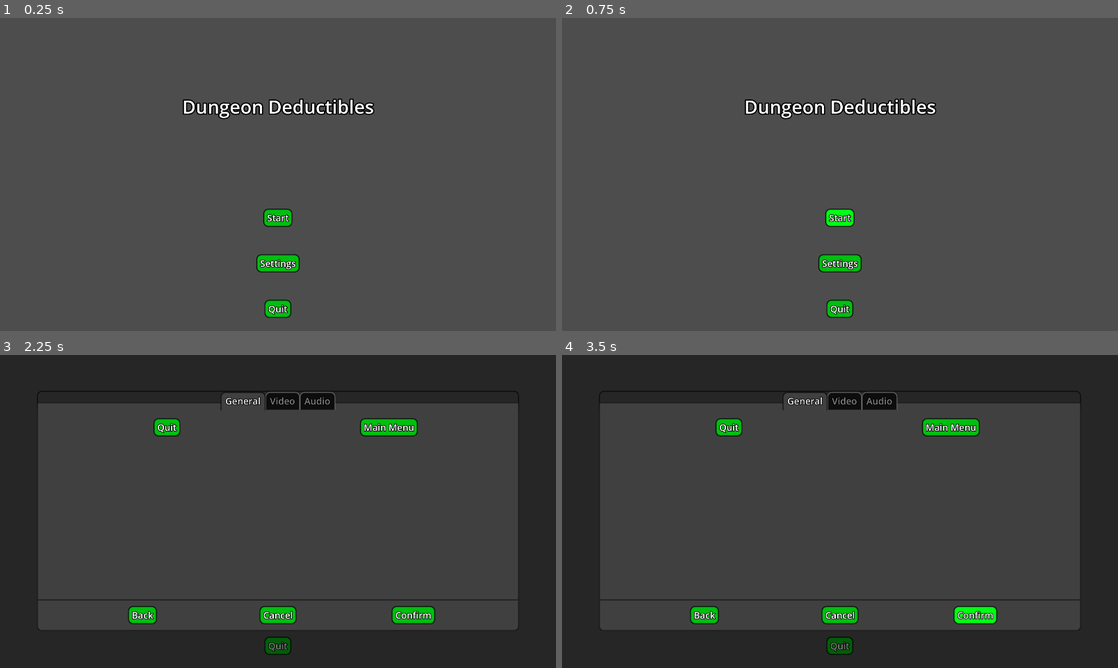
Above: before the commit, frames 1-4 (two rows, left to right).
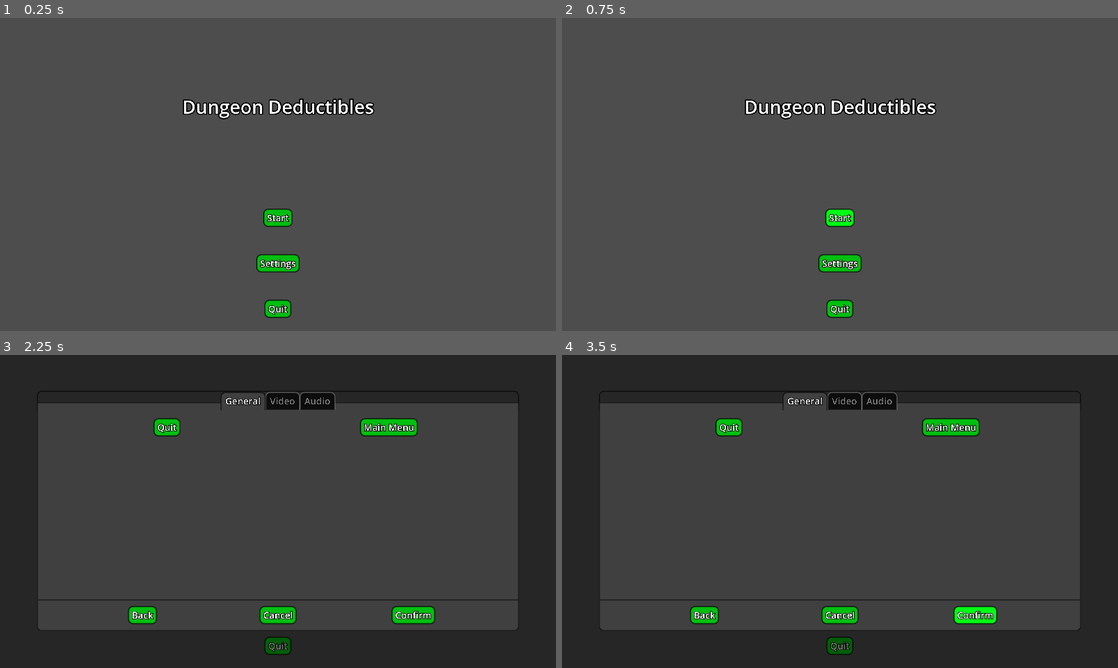
Above: after the commit, the same moments.

Repository: Marshmallows7920/Comp-2060
Game: Godot game, scene res://Scenes/Levels/main_menu.tscn
The game is run twice, just before and just after one commit, with the same random seed, the same clock (stepped at 60 frames per second) and the same inputs.
Inputs:
- Up to frame 1 (0.25 s): no input
- Up to frame 2 (0.75 s): click "Start" at 0.5 s
- Up to frame 3 (2.25 s): click "Start" at 1.25 s; click "Settings" at 2 s
- Up to frame 4 (3.5 s): click "Confirm" at 2.75 s

The runs differ from the first frame. In frame 1, 0.3% of the frame differs, in the area x 33-68%, y 26-95%; in frame 2, 0.3%; in frame 3, 0.2%; in frame 4, 0.3%.

Commit message:
created a slime enemy

Diff:
--- /dev/null
+++ b/Scenes/Entities/player.tscn
@@ -0,0 +1,24 @@
+[gd_scene load_steps=4 format=3 uid="uid://cl5ovs6p3iukw"]
+
+[ext_resource type="Script" path="res://Scripts/player.gd" id="1_g642b"]
+
+[sub_resource type="RectangleShape2D" id="RectangleShape2D_jaev7"]
+size = Vector2(16, 16)
+
+[sub_resource type="PlaneMesh" id="PlaneMesh_x4ch1"]
+size = Vector2(16, 16)
+orientation = 2
+
+[node name="Player" type="CharacterBody2D" groups=["Player"]]
+script = ExtResource("1_g642b")
+
+[node name="CollisionShape2D" type="CollisionShape2D" parent="."]
+shape = SubResource("RectangleShape2D_jaev7")
+
+[node name="MeshInstance2D" type="MeshInstance2D" parent="."]
+modulate = Color(0, 0, 1, 1)
+mesh = SubResource("PlaneMesh_x4ch1")
+
+[node name="Camera2D" type="Camera2D" parent="."]
+position = Vector2(0, -8)
+zoom = Vector2(4, 4)
--- /dev/null
+++ b/Scenes/Entities/slime.tscn
@@ -0,0 +1,257 @@
+[gd_scene load_steps=29 format=3 uid="uid://pjrq1rdub88u"]
+
+[ext_resource type="Texture2D" uid="uid://bdjbm0gwfgj4k" path="res://Sprites/blue_slime.png" id="1_dbgip"]
+[ext_resource type="Script" path="res://Scripts/slime.gd" id="1_ueojc"]
+[ext_resource type="PackedScene" uid="uid://dtqjivm2acj5" path="res://Scenes/Objects/slime_attack_1.tscn" id="2_q6k0q"]
+
+[sub_resource type="AtlasTexture" id="AtlasTexture_aarli"]
+atlas = ExtResource("1_dbgip")
+region = Rect2(64, 32, 32, 32)
+
+[sub_resource type="AtlasTexture" id="AtlasTexture_n3pw5"]
+atlas = ExtResource("1_dbgip")
+region = Rect2(96, 32, 32, 32)
+
+[sub_resource type="AtlasTexture" id="AtlasTexture_ugf1x"]
+atlas = ExtResource("1_dbgip")
+region = Rect2(128, 32, 32, 32)
+
+[sub_resource type="AtlasTexture" id="AtlasTexture_lqfel"]
+atlas = ExtResource("1_dbgip")
+region = Rect2(160, 32, 32, 32)
+
+[sub_resource type="AtlasTexture" id="AtlasTexture_usben"]
+atlas = ExtResource("1_dbgip")
+region = Rect2(192, 32, 32, 32)
+
+[sub_resource type="AtlasTexture" id="AtlasTexture_xye80"]
+atlas = ExtResource("1_dbgip")
+region = Rect2(224, 32, 32, 32)
+
+[sub_resource type="AtlasTexture" id="AtlasTexture_ieybi"]
+atlas = ExtResource("1_dbgip")
+region = Rect2(64, 128, 32, 32)
+
+[sub_resource type="AtlasTexture" id="AtlasTexture_uuq4w"]
+atlas = ExtResource("1_dbgip")
+region = Rect2(96, 128, 32, 32)
+
+[sub_resource type="AtlasTexture" id="AtlasTexture_dvsal"]
+atlas = ExtResource("1_dbgip")
+region = Rect2(128, 128, 32, 32)
+
+[sub_resource type="AtlasTexture" id="AtlasTexture_lhw3a"]
+atlas = ExtResource("1_dbgip")
+region = Rect2(160, 128, 32, 32)
+
+[sub_resource type="AtlasTexture" id="AtlasTexture_3wfqf"]
+atlas = ExtResource("1_dbgip")
+region = Rect2(192, 128, 32, 32)
+
+[sub_resource type="AtlasTexture" id="AtlasTexture_n64jd"]
+atlas = ExtResource("1_dbgip")
+region = Rect2(64, 96, 32, 32)
+
+[sub_resource type="AtlasTexture" id="AtlasTexture_vgd6l"]
+atlas = ExtResource("1_dbgip")
+region = Rect2(96, 96, 32, 32)
+
+[sub_resource type="AtlasTexture" id="AtlasTexture_4yqub"]
+atlas = ExtResource("1_dbgip")
+region = Rect2(128, 96, 32, 32)
+
+[sub_resource type="AtlasTexture" id="AtlasTexture_q4ylw"]
+atlas = ExtResource("1_dbgip")
+region = Rect2(160, 96, 32, 32)
+
+[sub_resource type="SpriteFrames" id="SpriteFrames_bukig"]
+animations = [{
+"frames": [{
+"duration": 1.0,
+"texture": SubResource("AtlasTexture_aarli")
+}, {
+"duration": 1.0,
+"texture": SubResource("AtlasTexture_n3pw5")
+}, {
+"duration": 1.0,
+"texture": SubResource("AtlasTexture_ugf1x")
+}, {
+"duration": 1.0,
+"texture": SubResource("AtlasTexture_lqfel")
+}, {
+"duration": 1.0,
+"texture": SubResource("AtlasTexture_usben")
+}, {
+"duration": 1.0,
+"texture": SubResource("AtlasTexture_xye80")
+}],
+"loop": false,
+"name": &"attack_1",
+"speed": 5.0
+}, {
+"frames": [{
+"duration": 1.0,
+"texture": SubResource("AtlasTexture_ieybi")
+}, {
+"duration": 1.0,
+"texture": SubResource("AtlasTexture_uuq4w")
+}, {
+"duration": 1.0,
+"texture": SubResource("AtlasTexture_dvsal")
+}, {
+"duration": 1.0,
+"texture": SubResource("AtlasTexture_lhw3a")
+}, {
+"duration": 1.0,
+"texture": SubResource("AtlasTexture_3wfqf")
+}],
+"loop": true,
+"name": &"idle",
+"speed": 5.0
+}, {
+"frames": [{
+"duration": 1.0,
+"texture": SubResource("AtlasTexture_n64jd")
+}, {
+"duration": 1.0,
+"texture": SubResource("AtlasTexture_vgd6l")
+}, {
+"duration": 1.0,
+"texture": SubResource("AtlasTexture_4yqub")
+}, {
+"duration": 1.0,
+"texture": SubResource("AtlasTexture_q4ylw")
+}],
+"loop": true,
+"name": &"walk_right",
+"speed": 5.0
+}]
+
+[sub_resource type="Animation" id="Animation_3tde6"]
+length = 0.001
+tracks/0/type = "value"
+tracks/0/imported = false
+tracks/0/enabled = true
+tracks/0/path = NodePath("CollisionPolygon2D:polygon")
+tracks/0/interp = 1
+tracks/0/loop_wrap = true
+tracks/0/keys = {
+"times": PackedFloat32Array(0),
+"transitions": PackedFloat32Array(1),
+"update": 1,
+"values": [PackedVector2Array(-6, 8, 5, 8, 6, 7, 6, 1, 3, -2, -4, -2, -7, 1, -7, 7)]
+}
+
+[sub_resource type="Animation" id="Animation_3yam7"]
+resource_name = "attack_1"
+length = 1.2
+loop_mode = 1
+tracks/0/type = "value"
+tracks/0/imported = false
+tracks/0/enabled = true
+tracks/0/path = NodePath("CollisionPolygon2D:polygon")
+tracks/0/interp = 1
+tracks/0/loop_wrap = true
+tracks/0/keys = {
+"times": PackedFloat32Array(0, 0.2, 0.4, 0.6, 0.8, 1),
+"transitions": PackedFloat32Array(1, 1, 1, 1, 1, 1),
+"update": 1,
+"values": [PackedVector2Array(5, 8, 6, 7, 6, 1, 3, -2, -4, -2, -7, 1, -7, 7, -6, 8), PackedVector2Array(5, 8, 6, 7, 6, 2, 5, 0, 1, -2, -1, -2, -4, -1, -6, 0, -7, 2, -7, 7, -6, 8), PackedVector2Array(6, 8, 7, 7, 7, 0, 3, 0, 1, -3, -1, -3, -4, 0, -6, 0, -8, 0, -8, 7, -7, 8), PackedVector2Array(5, 8, 6, 7, 6, 1, 5, -1, 3, -2, 0, -3, -2, -3, -6, -1, -7, 0, -7, 7, -6, 8), PackedVector2Array(4, 8, 5, 7, 5, 0, 2, -3, -3, -3, -6, 0, -6, 7, -5, 8), PackedVector2Array(5, 8, 6, 7, 6, 1, 3, -2, -4, -2, -7, 1, -7, 7, -6, 8)]
+}
+
+[sub_resource type="Animation" id="Animation_ic5jm"]
+resource_name = "idle"
+loop_mode = 1
+tracks/0/type = "value"
+tracks/0/imported = false
+tracks/0/enabled = true
+tracks/0/path = NodePath("CollisionPolygon2D:polygon")
+tracks/0/interp = 1
+tracks/0/loop_wrap = true
+tracks/0/keys = {
+"times": PackedFloat32Array(0, 0.2, 0.4, 0.6, 0.8),
+"transitions": PackedFloat32Array(1, 1, 1, 1, 1),
+"update": 1,
+"values": [PackedVector2Array(-6, 8, 5, 8, 6, 7, 6, 1, 3, -2, -4, -2, -7, 1, -7, 7), PackedVector2Array(-7, 8, 6, 8, 7, 7, 7, 2, 4, -1, -5, -1, -8, 2, -8, 7), PackedVector2Array(-6, 8, 5, 8, 6, 7, 6, 1, 3, -2, -4, -2, -7, 1, -7, 7), PackedVector2Array(-6, 8, 5, 8, 6, 7, 6, 0, 3, -3, -4, -3, -7, 0, -7, 7), PackedVector2Array(-6, 8, 5, 8, 6, 7, 6, 1, 3, -2, -4, -2, -7, 1, -7, 7)]
+}
+
+[sub_resource type="Animation" id="Animation_icirv"]
+resource_name = "walk_right"
+length = 0.8
+tracks/0/type = "value"
+tracks/0/imported = false
+tracks/0/enabled = true
+tracks/0/path = NodePath("CollisionPolygon2D:polygon")
+tracks/0/interp = 1
+tracks/0/loop_wrap = true
+tracks/0/keys = {
+"times": PackedFloat32Array(0, 0.2, 0.4, 0.6),
+"transitions": PackedFloat32Array(1, 1, 1, 1),
+"update": 1,
+"values": [PackedVector2Array(5, 8, 6, 7, 6, 1, 3, -2, -3, -2, -6, 1, -7, 4, -7, 7, -6, 8), PackedVector2Array(6, 8, 7, 7, 7, 2, 4, -1, -3, -1, -6, 2, -7, 4, -8, 5, -8, 7, -7, 8), PackedVector2Array(5, 8, 6, 7, 6, 1, 3, -2, -3, -2, -6, 1, -7, 4, -7, 7, -6, 8), PackedVector2Array(5, 8, 6, 7, 6, 0, 3, -3, -3, -3, -6, 0, -7, 4, -7, 7, -6, 8)]
+}
+
+[sub_resource type="AnimationLibrary" id="AnimationLibrary_ejlv3"]
+_data = {
+"RESET": SubResource("Animation_3tde6"),
+"attack_1": SubResource("Animation_3yam7"),
+"idle": SubResource("Animation_ic5jm"),
+"walk_right": SubResource("Animation_icirv")
+}
+
+[sub_resource type="CircleShape2D" id="CircleShape2D_27xe5"]
+radius = 64.0
+
+[sub_resource type="SphereMesh" id="SphereMesh_1k0fj"]
+radius = 64.0
+height = 128.0
+
+[sub_resource type="CircleShape2D" id="CircleShape2D_q8vt6"]
+
+[sub_resource type="SphereMesh" id="SphereMesh_ejk41"]
+radius = 10.0
+height = 20.0
+
+[node name="Slime" type="CharacterBody2D" groups=["Enemy"]]
+script = ExtResource("1_ueojc")
+attack_1 = ExtResource("2_q6k0q")
+speed = 75
+attackCooldown = 1.0
+
+[node name="AnimatedSprite2D" type="AnimatedSprite2D" parent="."]
+position = Vector2(0.5, -4)
+sprite_frames = SubResource("SpriteFrames_bukig")
+animation = &"attack_1"
+
+[node name="CollisionPolygon2D" type="CollisionPolygon2D" parent="."]
+position = Vector2(0.5, -4)
+polygon = PackedVector2Array(-6, 8, 5, 8, 6, 7, 6, 1, 3, -2, -4, -2, -7, 1, -7, 7)
+
+[node name="AnimationPlayer" type="AnimationPlayer" parent="."]
+libraries = {
+"": SubResource("AnimationLibrary_ejlv3")
+}
+
+[node name="SightArea" type="Area2D" parent="."]
+show_behind_parent = true
+
+[node name="CollisionShape2D" type="CollisionShape2D" parent="SightArea"]
+shape = SubResource("CircleShape2D_27xe5")
+
+[node name="MeshInstance2D" type="MeshInstance2D" parent="SightArea"]
+modulate = Color(1, 1, 1, 0.25)
+mesh = SubResource("SphereMesh_1k0fj")
+
+[node name="AttackArea" type="Area2D" parent="."]
+show_behind_parent = true
+
+[node name="CollisionShape2D" type="CollisionShape2D" parent="AttackArea"]
+shape = SubResource("CircleShape2D_q8vt6")
+
+[node name="MeshInstance2D" type="MeshInstance2D" parent="AttackArea"]
+modulate = Color(1, 0, 0, 0.25098)
+mesh = SubResource("SphereMesh_ejk41")
+
+[connection signal="animation_finished" from="AnimatedSprite2D" to="." method="_on_animated_sprite_2d_animation_finished"]
+[connection signal="body_entered" from="SightArea" to="." method="_on_sight_area_body_entered"]
+[connection signal="body_entered" from="AttackArea" to="." method="_on_attack_area_body_entered"]
--- /dev/null
+++ b/Scenes/Levels/enemy_test_scene.gdshader
@@ -0,0 +1,13 @@
+shader_type canvas_item;
+
+uniform int radius: hint_range(0, 64, 1)
+
+
+void fragment() {
+
+}
+
+//void light() {
+	// Called for every pixel for every light affecting the CanvasItem.
+	// Uncomment to replace the default light processing function with this one.
+//}
--- /dev/null
+++ b/Scenes/Levels/enemy_test_scene.tscn
@@ -0,0 +1,21 @@
+[gd_scene load_steps=3 format=3 uid="uid://0rongwlqodxx"]
+
+[ext_resource type="PackedScene" uid="uid://pjrq1rdub88u" path="res://Scenes/Entities/slime.tscn" id="1_w6axi"]
+[ext_resource type="PackedScene" uid="uid://cl5ovs6p3iukw" path="res://Scenes/Entities/player.tscn" id="2_wfo5j"]
+
+[node name="EnemyTestScene" type="Node2D"]
+
+[node name="Player" parent="." instance=ExtResource("2_wfo5j")]
+position = Vector2(960, 540)
+
+[node name="Slime" parent="." instance=ExtResource("1_w6axi")]
+position = Vector2(840, 464)
+
+[node name="Slime2" parent="." instance=ExtResource("1_w6axi")]
+position = Vector2(1080, 464)
+
+[node name="Slime3" parent="." instance=ExtResource("1_w6axi")]
+position = Vector2(1080, 600)
+
+[node name="Slime4" parent="." instance=ExtResource("1_w6axi")]
+position = Vector2(840, 600)
--- /dev/null
+++ b/Scenes/Objects/slime_attack_1.tscn
@@ -0,0 +1,149 @@
+[gd_scene load_steps=10 format=3 uid="uid://dtqjivm2acj5"]
+
+[ext_resource type="Script" path="res://SlimeAttack1.gd" id="1_e7bek"]
+[ext_resource type="Texture2D" uid="uid://bdjbm0gwfgj4k" path="res://Sprites/blue_slime.png" id="2_2tsvp"]
+
+[sub_resource type="AtlasTexture" id="AtlasTexture_2fibr"]
+atlas = ExtResource("2_2tsvp")
+region = Rect2(64, 64, 32, 32)
+
+[sub_resource type="AtlasTexture" id="AtlasTexture_ycroc"]
+atlas = ExtResource("2_2tsvp")
+region = Rect2(96, 64, 32, 32)
+
+[sub_resource type="AtlasTexture" id="AtlasTexture_s5n0h"]
+atlas = ExtResource("2_2tsvp")
+region = Rect2(128, 64, 32, 32)
+
+[sub_resource type="SpriteFrames" id="SpriteFrames_ielic"]
+animations = [{
+"frames": [{
+"duration": 1.0,
+"texture": SubResource("AtlasTexture_2fibr")
+}, {
+"duration": 1.0,
+"texture": SubResource("AtlasTexture_ycroc")
+}, {
+"duration": 1.0,
+"texture": SubResource("AtlasTexture_s5n0h")
+}],
+"loop": false,
+"name": &"attack_1",
+"speed": 5.0
+}]
+
+[sub_resource type="Animation" id="Animation_4povv"]
+resource_name = "attack_1"
+length = 0.6
+tracks/0/type = "value"
+tracks/0/imported = false
+tracks/0/enabled = true
+tracks/0/path = NodePath("CollisionPolygon2D:polygon")
+tracks/0/interp = 1
+tracks/0/loop_wrap = true
+tracks/0/keys = {
+"times": PackedFloat32Array(0, 0.2, 0.4),
+"transitions": PackedFloat32Array(1, 1, 1),
+"update": 1,
+"values": [PackedVector2Array(-12, -4, -12, -2, -11, 0, -10, 1, -9, 1, -8, 0, -7, -1, -7, -2, -9, -3, -11, -4), PackedVector2Array(-14, -5, -14, -4, -13, -2, -12, -1, -10, -1, -10, -2, -11, -4, -12, -5), PackedVector2Array(-16, -7, -16, -6, -15, -5, -14, -5, -14, -6, -15, -7)]
+}
+tracks/1/type = "value"
+tracks/1/imported = false
+tracks/1/enabled = true
+tracks/1/path = NodePath("CollisionPolygon2D2:polygon")
+tracks/1/interp = 1
+tracks/1/loop_wrap = true
+tracks/1/keys = {
+"times": PackedFloat32Array(0, 0.2, 0.4),
+"transitions": PackedFloat32Array(1, 1, 1),
+"update": 1,
+"values": [PackedVector2Array(-1, -10, -3, -6, -3, -4, 1, -4, 1, -7, 0, -10), PackedVector2Array(-1, -13, -2, -11, -2, -7, 1, -7, 1, -10, 0, -13), PackedVector2Array(-1, -14, -2, -12, -2, -11, -1, -11, 0, -12, 0, -14)]
+}
+tracks/2/type = "value"
+tracks/2/imported = false
+tracks/2/enabled = true
+tracks/2/path = NodePath("CollisionPolygon2D3:polygon")
+tracks/2/interp = 1
+tracks/2/loop_wrap = true
+tracks/2/keys = {
+"times": PackedFloat32Array(0, 0.2, 0.4),
+"transitions": PackedFloat32Array(1, 1, 1),
+"update": 1,
+"values": [PackedVector2Array(10, -5, 8, -4, 6, -2, 6, -1, 8, 0, 9, 0, 10, -2, 11, -3, 11, -5), PackedVector2Array(11, -6, 9, -5, 8, -4, 8, -3, 9, -2, 10, -2, 12, -4, 12, -6), PackedVector2Array(12, -7, 11, -6, 11, -5, 13, -5, 13, -7)]
+}
+
+[sub_resource type="Animation" id="Animation_61e1y"]
+length = 0.001
+tracks/0/type = "value"
+tracks/0/imported = false
+tracks/0/enabled = true
+tracks/0/path = NodePath("CollisionPolygon2D:polygon")
+tracks/0/interp = 1
+tracks/0/loop_wrap = true
+tracks/0/keys = {
+"times": PackedFloat32Array(0),
+"transitions": PackedFloat32Array(1),
+"update": 1,
+"values": [PackedVector2Array(-12, -4, -12, -2, -11, 0, -10, 1, -9, 1, -8, 0, -7, -1, -7, -2, -9, -3, -11, -4)]
+}
+tracks/1/type = "value"
+tracks/1/imported = false
+tracks/1/enabled = true
+tracks/1/path = NodePath("CollisionPolygon2D2:polygon")
+tracks/1/interp = 1
+tracks/1/loop_wrap = true
+tracks/1/keys = {
+"times": PackedFloat32Array(0),
+"transitions": PackedFloat32Array(1),
+"update": 1,
+"values": [PackedVector2Array(-1, -10, -3, -6, -3, -4, 1, -4, 1, -7, 0, -10)]
+}
+tracks/2/type = "value"
+tracks/2/imported = false
+tracks/2/enabled = true
+tracks/2/path = NodePath("CollisionPolygon2D3:polygon")
+tracks/2/interp = 1
+tracks/2/loop_wrap = true
+tracks/2/keys = {
+"times": PackedFloat32Array(0),
+"transitions": PackedFloat32Array(1),
+"update": 1,
+"values": [PackedVector2Array(10, -5, 8, -4, 6, -2, 6, -1, 8, 0, 9, 0, 10, -2, 11, -3, 11, -5)]
+}
+
+[sub_resource type="AnimationLibrary" id="AnimationLibrary_eyye5"]
+_data = {
+"RESET": SubResource("Animation_61e1y"),
+"attack_1": SubResource("Animation_4povv")
+}
+
+[node name="SlimeAttack1" type="Area2D" groups=["EnemyAttack"]]
+script = ExtResource("1_e7bek")
+
+[node name="AnimatedSprite2D" type="AnimatedSprite2D" parent="."]
+sprite_frames = SubResource("SpriteFrames_ielic")
+animation = &"attack_1"
+frame = 2
+frame_progress = 1.0
+offset = Vector2(0.5, -4)
+
+[node name="CollisionPolygon2D" type="CollisionPolygon2D" parent="."]
+position = Vector2(0.5, -4)
+polygon = PackedVector2Array(-12, -4, -12, -2, -11, 0, -10, 1, -9, 1, -8, 0, -7, -1, -7, -2, -9, -3, -11, -4)
+
+[node name="CollisionPolygon2D2" type="CollisionPolygon2D" parent="."]
+position = Vector2(0.5, -4)
+polygon = PackedVector2Array(-1, -10, -3, -6, -3, -4, 1, -4, 1, -7, 0, -10)
+
+[node name="CollisionPolygon2D3" type="CollisionPolygon2D" parent="."]
+position = Vector2(0.5, -4)
+polygon = PackedVector2Array(10, -5, 8, -4, 6, -2, 6, -1, 8, 0, 9, 0, 10, -2, 11, -3, 11, -5)
+
+[node name="AnimationPlayer" type="AnimationPlayer" parent="."]
+libraries = {
+"": SubResource("AnimationLibrary_eyye5")
+}
+
+[connection signal="body_entered" from="." to="." method="_on_body_entered"]
+[connection signal="animation_finished" from="AnimatedSprite2D" to="." method="_on_animated_sprite_2d_animation_finished"]
+[connection signal="animation_finished" from="AnimationPlayer" to="." method="_on_animation_player_animation_finished"]
--- a/Scripts/Config.gd
+++ b/Scripts/Config.gd
@@ -44,7 +44,6 @@
 		var windowMode = videoSettings.window_mode
 		DisplayServer.window_set_mode(videoSettings.window_mode)
 		if videoSettings.has("window_size"):
-			var windowSize = videoSettings.window_size
 			if windowMode != DisplayServer.WINDOW_MODE_FULLSCREEN and windowMode != DisplayServer.WINDOW_MODE_EXCLUSIVE_FULLSCREEN:
 				get_window().size = videoSettings.window_size
 		else:
--- /dev/null
+++ b/Scripts/player.gd
@@ -0,0 +1,27 @@
+extends CharacterBody2D
+
+
+const SPEED = 100.0
+var hp = 100
+
+
+func _physics_process(delta):
+	var directionX = Input.get_axis("move_left", "move_right")
+	if directionX:
+		velocity.x = directionX * SPEED
+	else:
+		velocity.x = move_toward(velocity.x, 0, SPEED)
+
+	var directionY = Input.get_axis("move_up", "move_down")
+	if directionY:
+		velocity.y = directionY * SPEED
+	else:
+		velocity.y = move_toward(velocity.y, 0, SPEED)
+
+	move_and_slide()
+
+
+func attacked(type:String, power:int):
+	print("Attacked by %s type attack with %s power." % [type, power])
+	hp -= power
+	print("HP: %s" % hp)
--- /dev/null
+++ b/Scripts/slime.gd
@@ -0,0 +1,133 @@
+extends CharacterBody2D
+
+
+@export var attack_1:PackedScene
+
+var states = ["unaware_idle", "unaware_wander", "chase", "attack_1", "cooldown"]
+var state = "unaware_idle"
+var nextState = "unaware_idle"
+var prevState = "none"
+var target
+var direction
+var actionMinTime = 2.0
+var actionMaxTime = 10.0
+var actionTimer
+
+@export var speed:int
+@export var attackCooldown:float
+
+var random
+
+
+func _ready():
+	pass
+
+
+
+func _physics_process(delta):
+	match state:
+		#UNAWARE IDLE STATE
+		"unaware_idle":
+			if prevState != state:
+				print("unaware_idle")
+				actionTimer = randf_range(actionMinTime, actionMaxTime)
+				$AnimatedSprite2D.play("idle")
+				$AnimationPlayer.play("idle")
+			else:
+				actionTimer -= delta
+				if actionTimer <= 0:
+					nextState = "unaware_wander"
+
+		#UNAWARE WANDER STATE
+		"unaware_wander":
+			if prevState != state:
+				print("unaware_wander")
+				direction = Vector2.RIGHT.rotated(randf_range(0.0, TAU))
+				if direction.x > 0:
+					$AnimatedSprite2D.flip_h = false
+					$CollisionPolygon2D.scale.x = 1
+				else:
+					$AnimatedSprite2D.flip_h = true
+					$CollisionPolygon2D.scale.x = -1
+				$AnimatedSprite2D.play("walk_right")
+				$AnimationPlayer.play("walk_right")
+				actionTimer = randf_range(actionMinTime, actionMaxTime)
+			else:
+				position += direction*speed*delta*0.25
+				actionTimer -= delta
+				if actionTimer <= 0:
+					nextState = "unaware_idle"
+
+		#CHASE STATE
+		"chase":
+			#replace with pathfinding
+			if prevState != state:
+				nextState = "chase"
+				print("chase")
+				$AnimatedSprite2D.play("walk_right")
+				$AnimationPlayer.play("walk_right")
+			direction = global_position.direction_to(target.global_position)
+			global_position += direction*speed*delta
+			if direction.x > 0:
+				$AnimatedSprite2D.flip_h = false
+				$CollisionPolygon2D.scale.x = 1
+			else:
+				$AnimatedSprite2D.flip_h = true
+				$CollisionPolygon2D.scale.x = -1
+
+		#ATTACK_1 STATE
+		"attack_1":
+			if prevState != state:
+				$AttackArea/CollisionShape2D.disabled = true
+				$AttackArea/MeshInstance2D.visible = false
+				nextState = "attack_1"
+				print("attack_1")
+				$AnimatedSprite2D.play("attack_1")
+				$AnimationPlayer.play("attack_1")
+				actionTimer = 0.4
+			elif actionTimer != null:
+					actionTimer -= delta
+					if actionTimer <= 0:
+						var attack = attack_1.instantiate()
+						if $AnimatedSprite2D.flip_h == true:
+							attack.scale.x = -1
+						add_child(attack)
+						actionTimer = null
+
+		#COOLDOWN STATE
+		"cooldown":
+			if prevState != state:
+				nextState = "cooldown"
+				print("cooldown")
+				$AnimatedSprite2D.play("idle")
+				$AnimationPlayer.play("idle")
+				actionTimer = attackCooldown
+			else:
+				actionTimer -= delta
+				if actionTimer <= 0:
+					nextState = "chase"
+					$AttackArea/CollisionShape2D.disabled = false
+					$AttackArea/MeshInstance2D.visible = true
+	prevState = state
+	state = nextState
+
+
+
+func _on_animated_sprite_2d_animation_finished():
+	if state == "attack_1":
+		state = "cooldown"
+
+
+func _on_sight_area_body_entered(body):
+	if body.is_in_group("Player"):
+		target = body
+		print("Sight %s" % body)
+		if state == "unaware_idle" or state == "unaware_wander":
+			state = "chase"
+
+
+func _on_attack_area_body_entered(body):
+	if body.is_in_group("Player"):
+		target = body
+		print("Attack %s" % body)
+		state = "attack_1"
--- /dev/null
+++ b/SlimeAttack1.gd
@@ -0,0 +1,23 @@
+extends Area2D
+
+var par
+
+func _ready():
+	print(get_parent())
+	par = get_parent()
+	$AnimatedSprite2D.play("attack_1")
+	$AnimationPlayer.play("attack_1")
+
+
+func _process(delta):
+	pass
+
+
+func _on_animated_sprite_2d_animation_finished():
+	print("attack_1 anim done")
+	queue_free()
+
+
+func _on_body_entered(body):
+	if body.is_in_group("Player"):
+		body.attacked("neutral", 3)
--- a/project.godot
+++ b/project.godot
@@ -28,6 +28,30 @@
 window/size/window_height_override=720
 window/stretch/mode="viewport"
 
+[input]
+
+move_left={
+"deadzone": 0.5,
+"events": [Object(InputEventKey,"resource_local_to_scene":false,"resource_name":"","device":-1,"window_id":0,"alt_pressed":false,"shift_pressed":false,"ctrl_pressed":false,"meta_pressed":false,"pressed":false,"keycode":0,"physical_keycode":65,"key_label":0,"unicode":97,"echo":false,"script":null)
+]
+}
+move_right={
+"deadzone": 0.5,
+"events": [Object(InputEventKey,"resource_local_to_scene":false,"resource_name":"","device":-1,"window_id":0,"alt_pressed":false,"shift_pressed":false,"ctrl_pressed":false,"meta_pressed":false,"pressed":false,"keycode":0,"physical_keycode":68,"key_label":0,"unicode":100,"echo":false,"script":null)
+]
+}
+move_up={
+"deadzone": 0.5,
+"events": [Object(InputEventKey,"resource_local_to_scene":false,"resource_name":"","device":-1,"window_id":0,"alt_pressed":false,"shift_pressed":false,"ctrl_pressed":false,"meta_pressed":false,"pressed":false,"keycode":0,"physical_keycode":87,"key_label":0,"unicode":119,"echo":false,"script":null)
+]
+}
+move_down={
+"deadzone": 0.5,
+"events": [Object(InputEventKey,"resource_local_to_scene":false,"resource_name":"","device":-1,"window_id":0,"alt_pressed":false,"shift_pressed":false,"ctrl_pressed":false,"meta_pressed":false,"pressed":false,"keycode":0,"physical_keycode":83,"key_label":0,"unicode":115,"echo":false,"script":null)
+]
+}
+
 [rendering]
 
+textures/canvas_textures/default_texture_filter=0
 anti_aliasing/quality/msaa_2d=3
Binary file added: Sprites/Aseprite/blue_slime.aseprite
Binary file added: Sprites/Aseprite/ghost.aseprite
Binary file added: Sprites/Aseprite/green_slime.aseprite
Binary file added: Sprites/Aseprite/skeleton.aseprite
Binary file added: Sprites/Aseprite/skeleton_swordsman.aseprite
Binary file added: Sprites/Aseprite/wizard.aseprite
Binary file added: Sprites/all_monsters_sheet.png
Not shown, added: Sprites/all_monsters_sheet.png.import
Binary file added: Sprites/blue_slime.png
Not shown, added: Sprites/blue_slime.png.import
Binary file added: Sprites/ghost.png
Not shown, added: Sprites/ghost.png.import
(and 8 more such lines)
